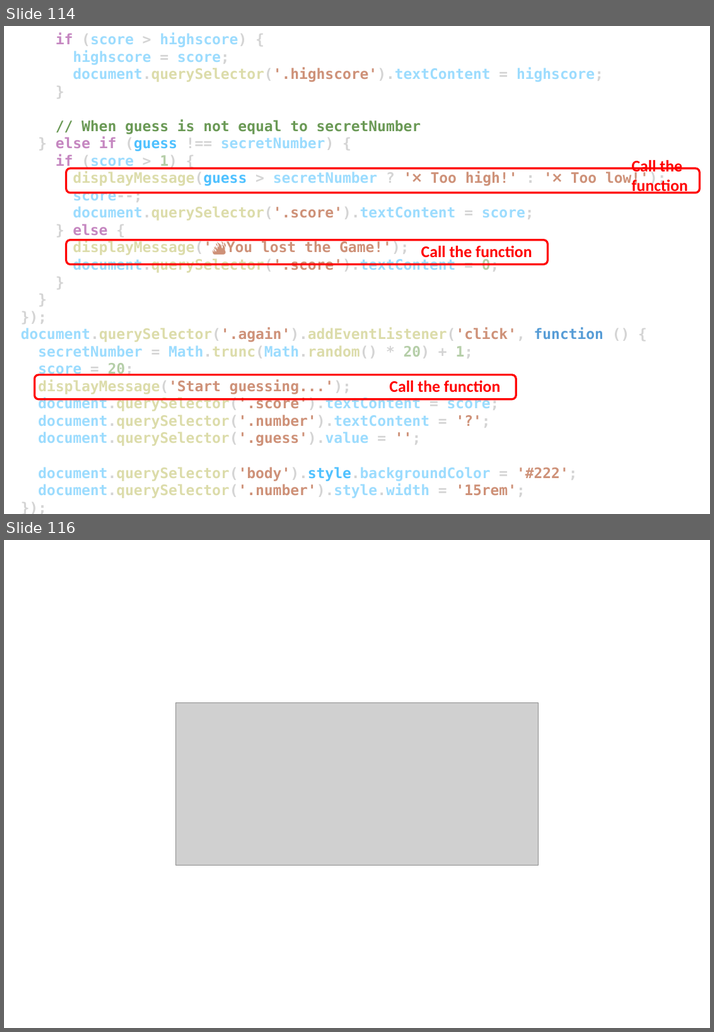
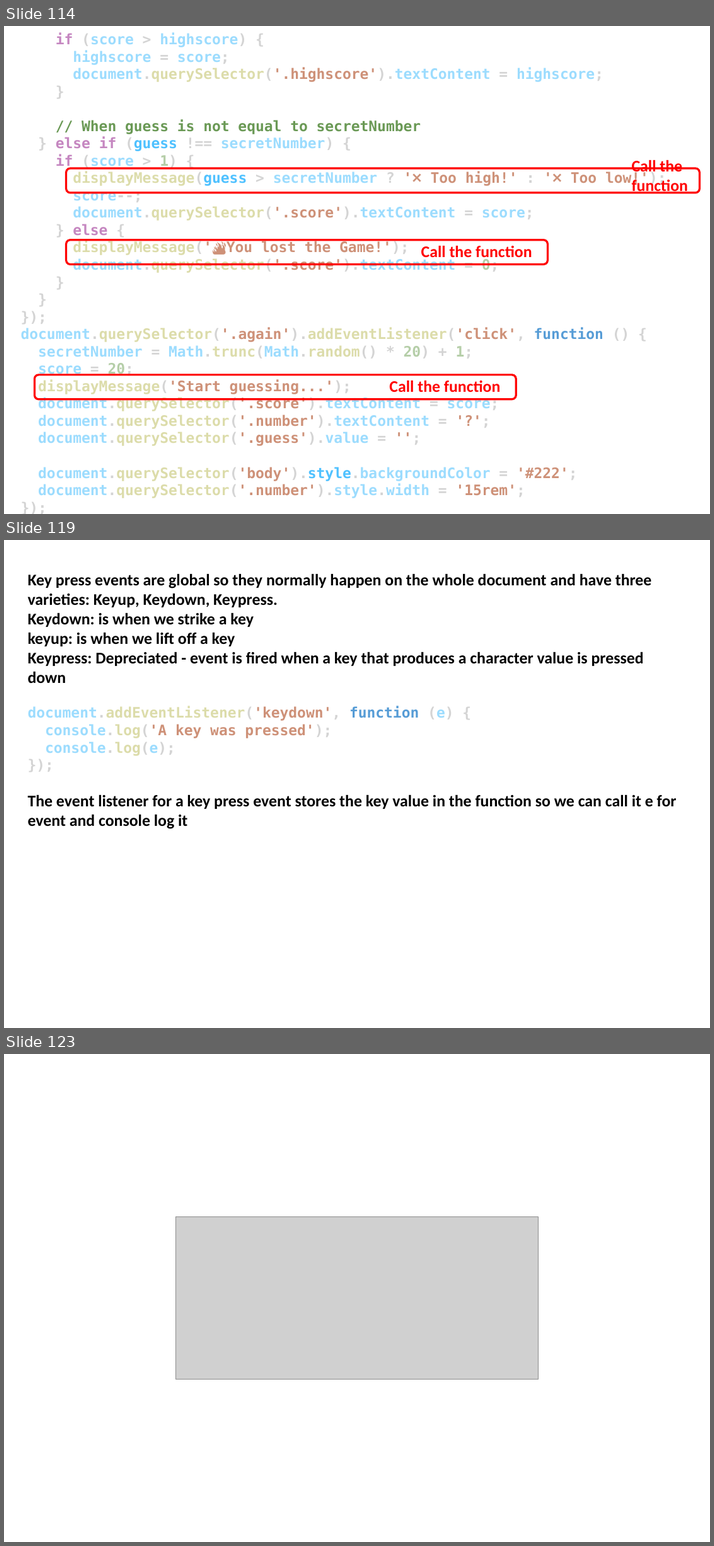
Before and after one commit to EL-EL-BCN/Complete-Javascript-Course, a slide deck: complete-javascript-course.pptx. Shown one above the other, each under a label of ours: slides 114 and 116 before the commit, slides 114, 119 and 123 after it; the slides between them are not shown. The pictures are 714x1032 and 714x1546 pixels, drawn with LibreOffice and Linux fonts; fonts in the diff are those of the drawing; grey boxes stand for pictures. Boxes give left, top, right and bottom in pixels: in the first picture for what was removed or moved away, otherwise in the second. Text is boxed around its words. In the diff, an @@ line names an element or a change of style, - is before the commit and + after.

```diff
--- a/complete-javascript-course.pptx
+++ b/complete-javascript-course.pptx
@@ slide 119 added at [4,540,710,1028], background #FFFFFF @@
@@ text added at [28,574,676,829], 18 pt, text #000000, bold @@
+Key press events are global so they normally happen on the whole document and have three varieties: Keyup, Keydown, Keypress.
+Keydown: is when we strike a key
+keyup: is when we lift off a key
+Keypress: Depreciated - event is fired when a key that produces a character value is pressed down
+document.addEventListener('keydown', function (e) {
+console.log('A key was pressed');
+console.log(e);
+});
+The event listener for a key press event stores the key value in the function so we can call it e for event and console log it
@@ what was slide 116 is now slide 123 @@
```
Also in this commit, not shown: 6 other slides added, 12 other files.
